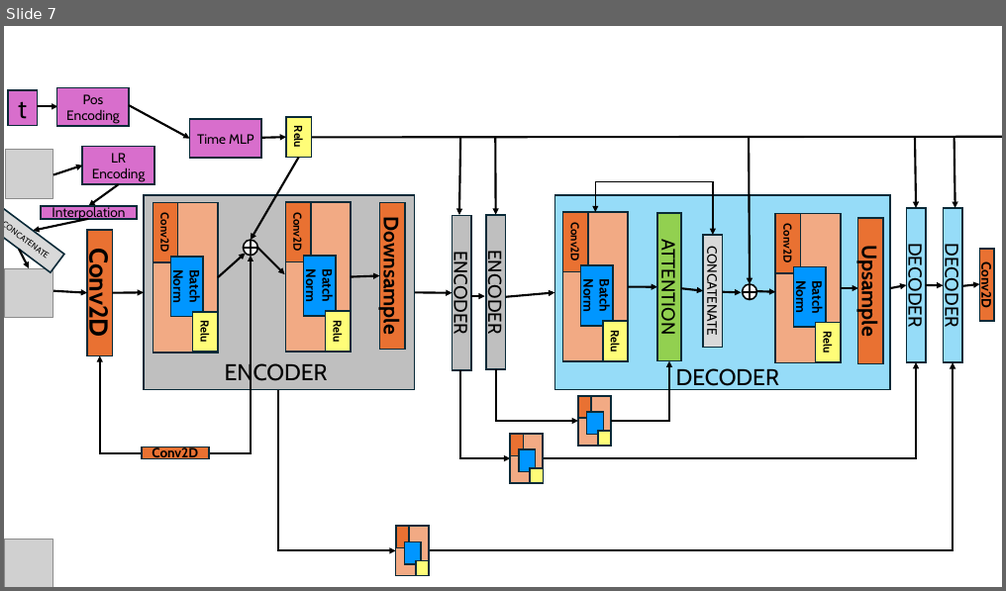
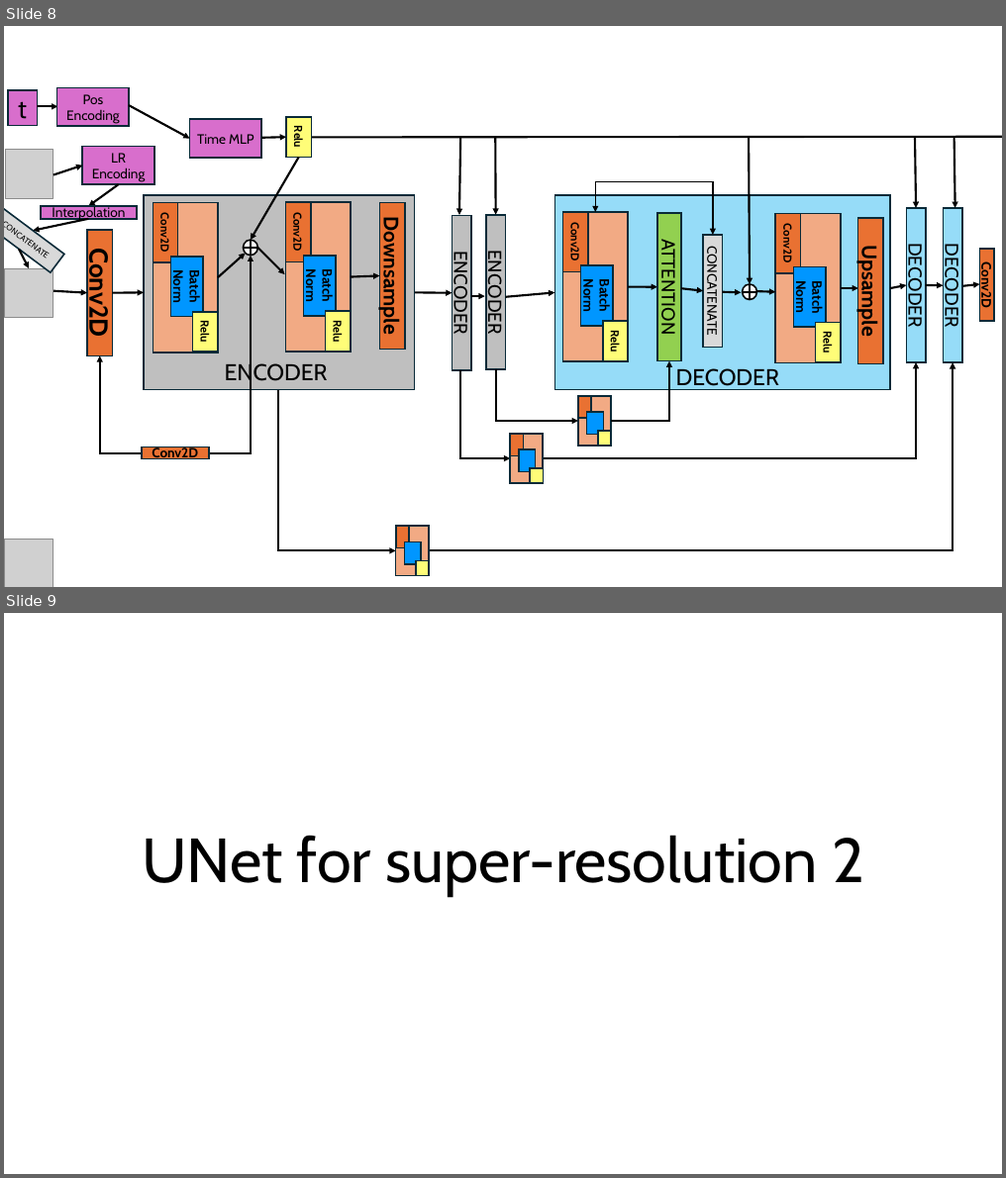
Before and after one commit to AdrianoEttari/pansharpening, a slide deck: models_representation.pptx. Shown one above the other, each under a label of ours: slide 7 before the commit, slides 8 and 9 after it. The pictures are 1006x591 and 1006x1178 pixels, drawn with LibreOffice and Linux fonts; fonts in the diff are those of the drawing; grey boxes stand for pictures. Boxes give left, top, right and bottom in pixels: in the first picture for what was removed or moved away, otherwise in the second. Text is boxed around its words. In the diff, an @@ line names an element or a change of style, - is before the commit and + after.

```diff
--- a/models_representation.pptx
+++ b/models_representation.pptx
@@ slide 9 added at (x1=4, y1=613, x2=1002, y2=1174), background #FFFFFF @@
@@ title added at (x1=142, y1=835, x2=864, y2=897), 60 pt, text #000000 @@
+UNet for super-resolution 2
@@ what was slide 7 is now slide 8 @@
```
Also in this commit, not shown: 2 other slides added, 3 other files.
